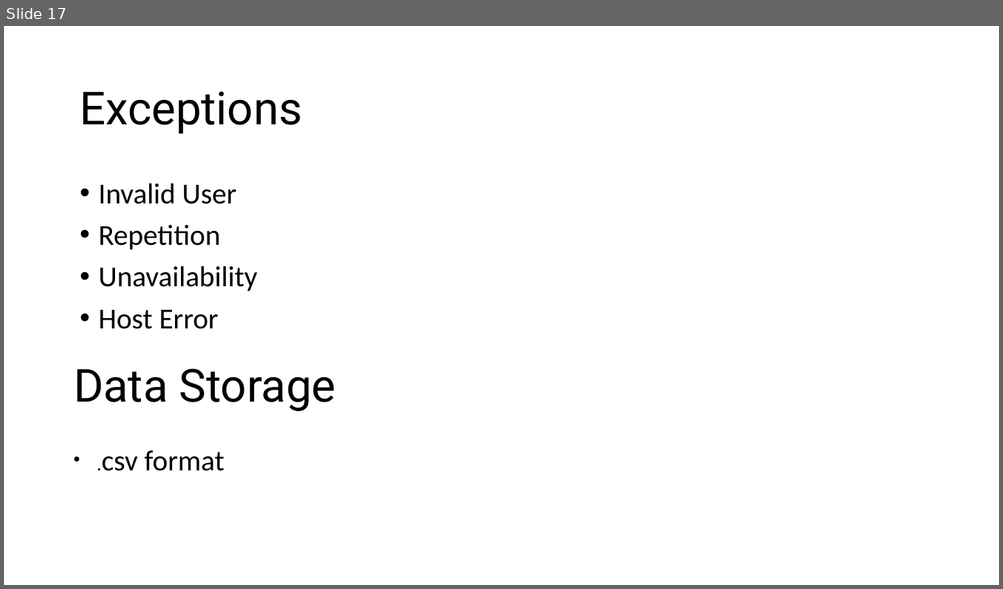
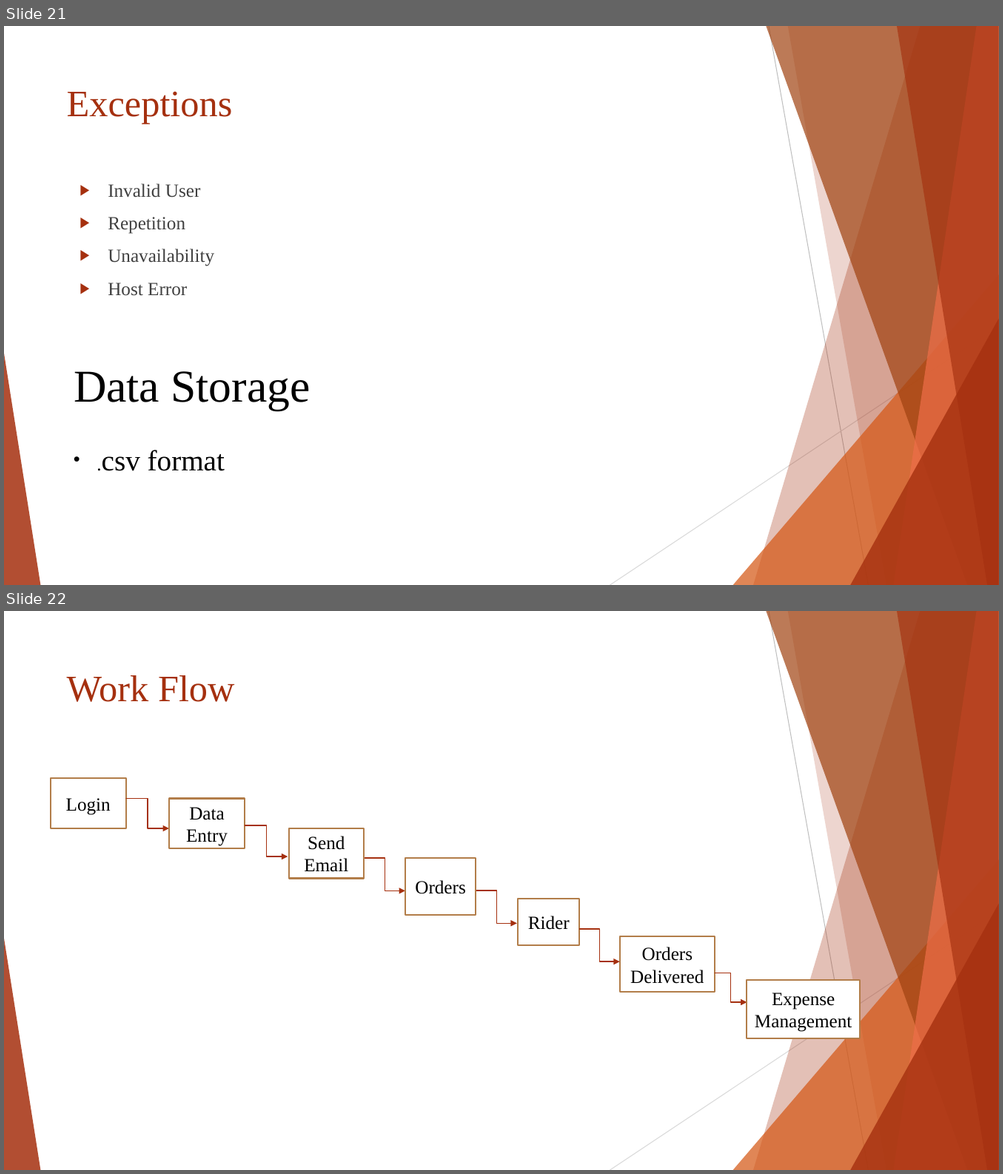
Before and after one commit to UswaArif/Tea-Distribution-Company, a slide deck: UMM Distribution Company.pptx. Shown one above the other, each under a label of ours: slide 17 before the commit, slides 21 and 22 after it. The pictures are 1003x589 and 1003x1174 pixels, drawn with LibreOffice and Linux fonts; fonts in the diff are those of the drawing. Boxes give left, top, right and bottom in pixels: in the first picture for what was removed or moved away, otherwise in the second. Text is boxed around its words. In the diff, an @@ line names an element or a change of style, - is before the commit and + after.

```diff
--- a/UMM Distribution Company.pptx
+++ b/UMM Distribution Company.pptx
@@ slide 22 added at [4, 611, 999, 1170], background #FFFFFF; not listed: 10 template elements that a slide beside it also shows @@
@@ title added at [67, 675, 235, 702], 36 pt, text #A5300F @@
+Work Flow
@@ rectangle added at [51, 779, 126, 829], fill #FFFFFF, outline #B27D49 1.5 pt, 18 pt, text #000000 @@
+Login
@@ elbow arrow added from (126, 799) to (169, 829), #A5300F 1 pt @@
@@ rectangle added at [169, 799, 245, 849], fill #FFFFFF, outline #B27D49 1.5 pt, 18 pt, text #000000 @@
+Data Entry
@@ elbow arrow added from (245, 826) to (287, 857), #A5300F 1 pt @@
@@ rectangle added at [289, 829, 364, 879], fill #FFFFFF, outline #B27D49 1.5 pt, 18 pt, text #000000 @@
+Send Email
@@ elbow arrow added from (365, 858) to (405, 891), #A5300F 1 pt @@
@@ rectangle added at [405, 858, 475, 914], fill #FFFFFF, outline #B27D49 1.5 pt, 18 pt, text #000000 @@
+Orders
@@ elbow arrow added from (476, 891) to (517, 923), #A5300F 1 pt @@
@@ rectangle added at [518, 899, 579, 946], fill #FFFFFF, outline #B27D49 1.5 pt, 18 pt, text #000000 @@
+Rider
@@ elbow arrow added from (579, 930) to (620, 962), #A5300F 1 pt @@
@@ rectangle added at [620, 937, 714, 993], fill #FFFFFF, outline #B27D49 1.5 pt, 18 pt, text #000000 @@
+Orders Delivered
@@ elbow arrow added from (715, 974) to (746, 1002), #A5300F 1 pt @@
@@ rectangle added at [746, 980, 859, 1039], fill #FFFFFF, outline #B27D49 1.5 pt, 18 pt, text #000000 @@
+Expense Management
@@ what was slide 17 is now slide 21 @@
@@ slide 21 changed as well @@
@@ title "Exceptions": place and size @@
-title "Exceptions" at [79, 91, 301, 134]
+title "Exceptions" at [67, 91, 233, 124]
@@ title "Exceptions" at [67, 91, 233, 124]: size 44 to 36 pt, font Roboto to Times New Roman, text colour #000000 to #A5300F; line spacing 0.9 to 1; vertical alignment middle to top @@
@@ text "Invalid User" at [108, 184, 214, 296]: size 28 to 18 pt, font Calibri to Times New Roman, text colour #000000 to #404040; bullet • to ▶; line spacing 0.9 to 1 @@
@@ text "Data Storage" at [74, 372, 310, 411]: font Roboto to Times New Roman @@
@@ group added at [4, 26, 999, 585]: 5 freeform shapes, 3 triangles, 2 lines @@
@@ text ".csv format" at [102, 450, 225, 471]: font Calibri to Times New Roman @@
```
Also in this commit, not shown: 15 other slides changed, 6 other slides added, 2 slides removed.
